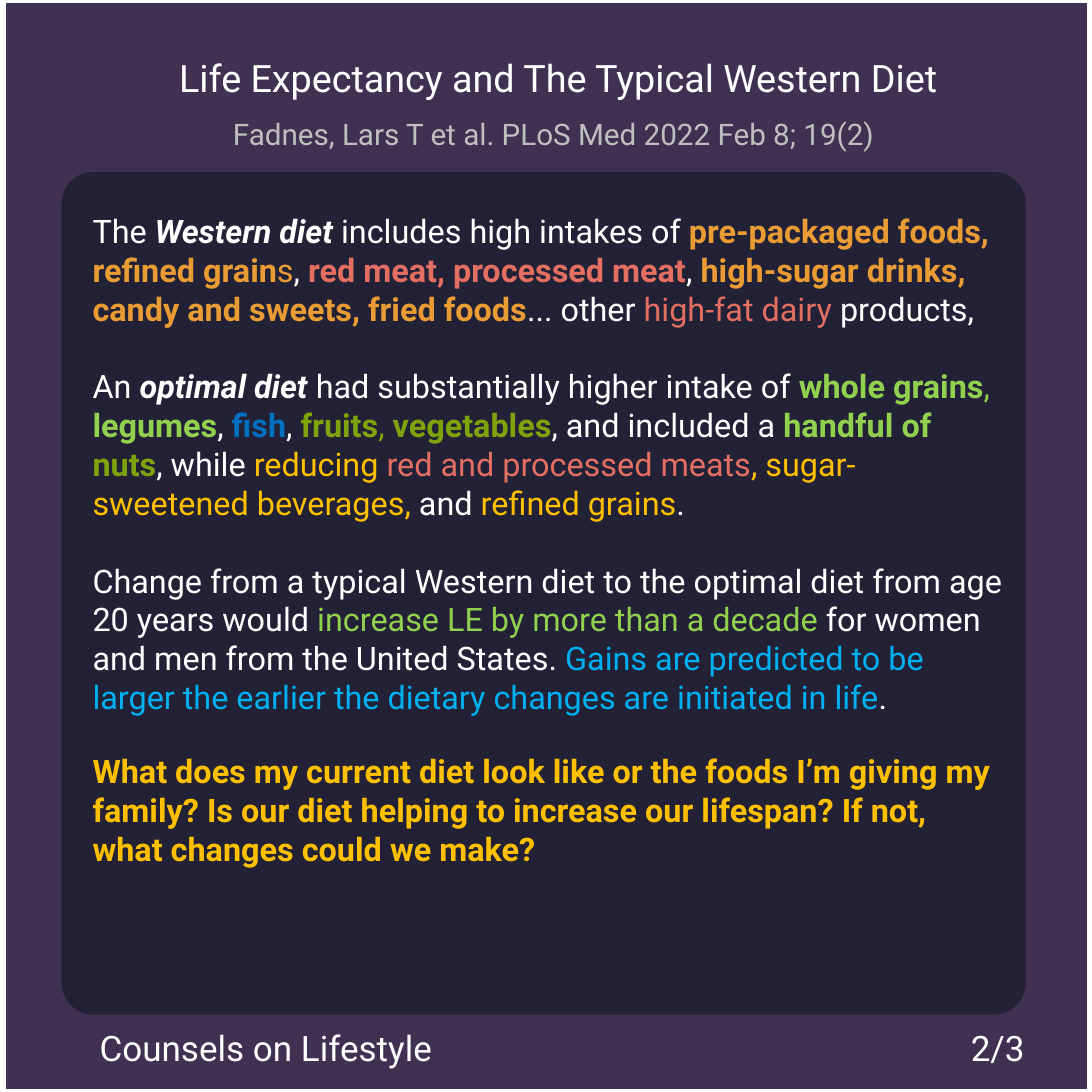
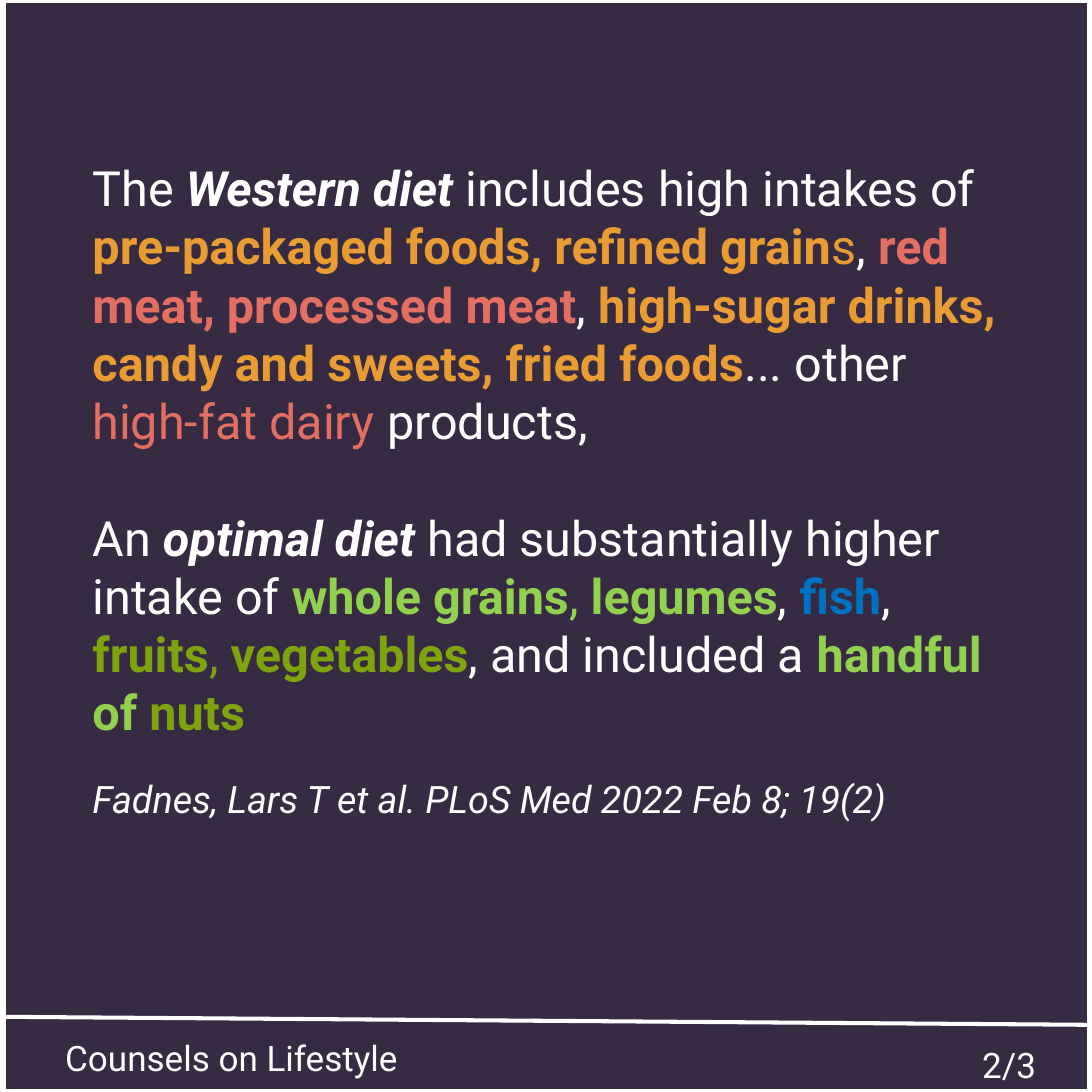
Before and after one commit to msimbao/counselsonlifestyle, a slide deck: slide 2 of posts/6/slides.pptx. Drawn at 1092x1092 pixels with LibreOffice and Linux fonts; fonts in the diff are those of the drawing. Boxes give left, top, right and bottom in pixels: in the first picture for what was removed or moved away, otherwise in the second. Text is boxed around its words. In the diff, an @@ line names an element or a change of style, - is before the commit and + after.

```diff
--- a/posts/6/slides.pptx
+++ b/posts/6/slides.pptx
@@ background #403152 to #362B42 @@
@@ text removed at box(179, 63, 937, 100) @@
-Life Expectancy and The Typical Western Diet
@@ text removed at box(233, 121, 873, 152) @@
-Fadnes, Lars T et al. PLoS Med 2022 Feb 8; 19(2)
@@ rounded rectangle removed at box(62, 172, 1026, 1014) @@
@@ text "The Western diet includes high ...": place and size @@
-text "The Western diet includes high ..." at box(93, 218, 1002, 868)
+text "The Western diet includes high ..." at box(92, 169, 996, 822)
@@ text at box(92, 169, 996, 450): size 24 to 36 pt in "The Western diet includes high intakes of ..." @@
@@ text at box(92, 519, 982, 822): text changed; size 24 to 36 pt; text colour #FFC000 to #FFFFFF @@
-An optimal diet had substantially higher intake of whole grains, legumes, fish, fruits, vegetables, and included a handful of nuts, while reducing red and processed meats, sugar-sweetened beverages, and refined grains.
-Change from a typical Western diet to the optimal diet from age 20 years would increase LE by more than a decade for women and men from the United States. Gains are predicted to be larger the earlier the dietary changes are initiated in life.
-What does my current diet look like or the foods I’m giving my family? Is our diet helping to increase our lifespan? If not, what changes could we make?
+An optimal diet had substantially higher intake of whole grains, legumes, fish, fruits, vegetables, and included a handful of nuts
+Fadnes, Lars T et al. PLoS Med 2022 Feb 8; 19(2)
@@ line added from (1, 1017) to (1089, 1025), #FFFFFF 3 pt @@
@@ text "Counsels on Lifestyle": place and size @@
-text "Counsels on Lifestyle" at box(100, 1034, 432, 1069)
+text "Counsels on Lifestyle" at box(65, 1044, 398, 1079)
@@ text "Counsels on Lifestyle" at box(65, 1044, 398, 1079): line spacing 61.6pt to 61.5pt @@
@@ text "2/3": place and size @@
-text "2/3" at box(971, 1035, 1025, 1063)
+text "2/3" at box(982, 1052, 1036, 1080)
```
Also in this commit, not shown: 2 other slides changed, 26 other files.
